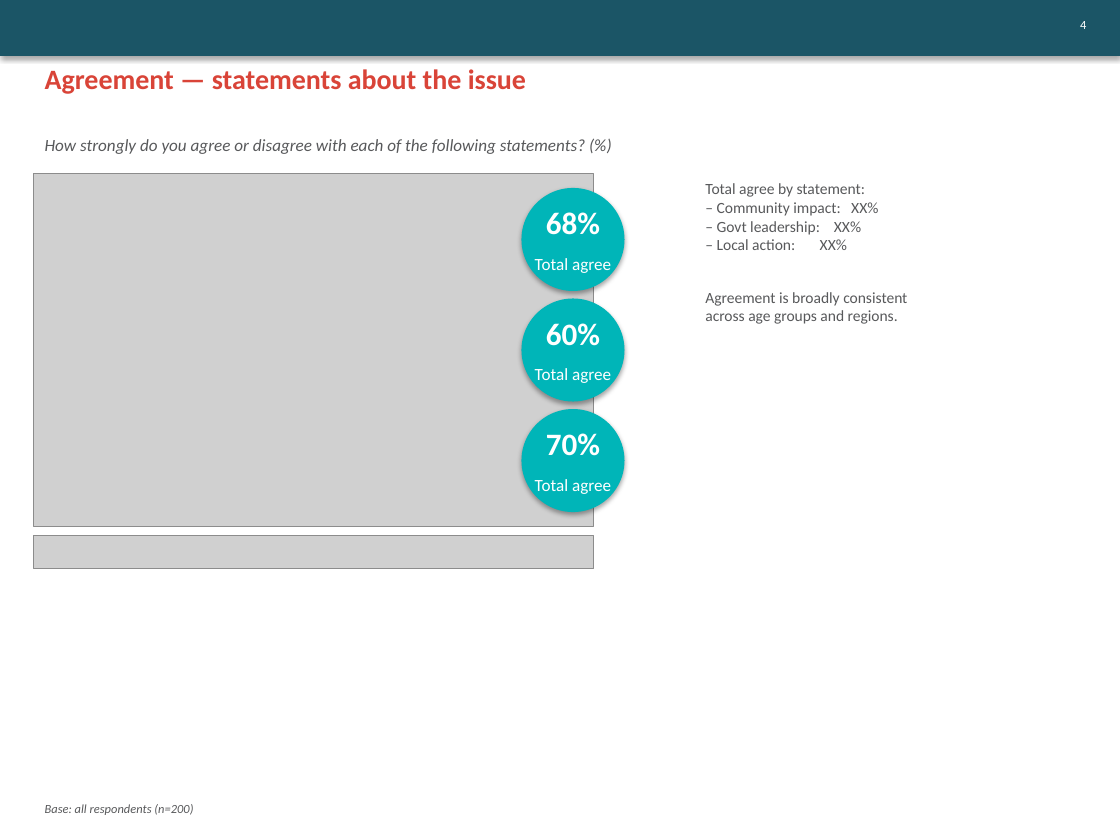
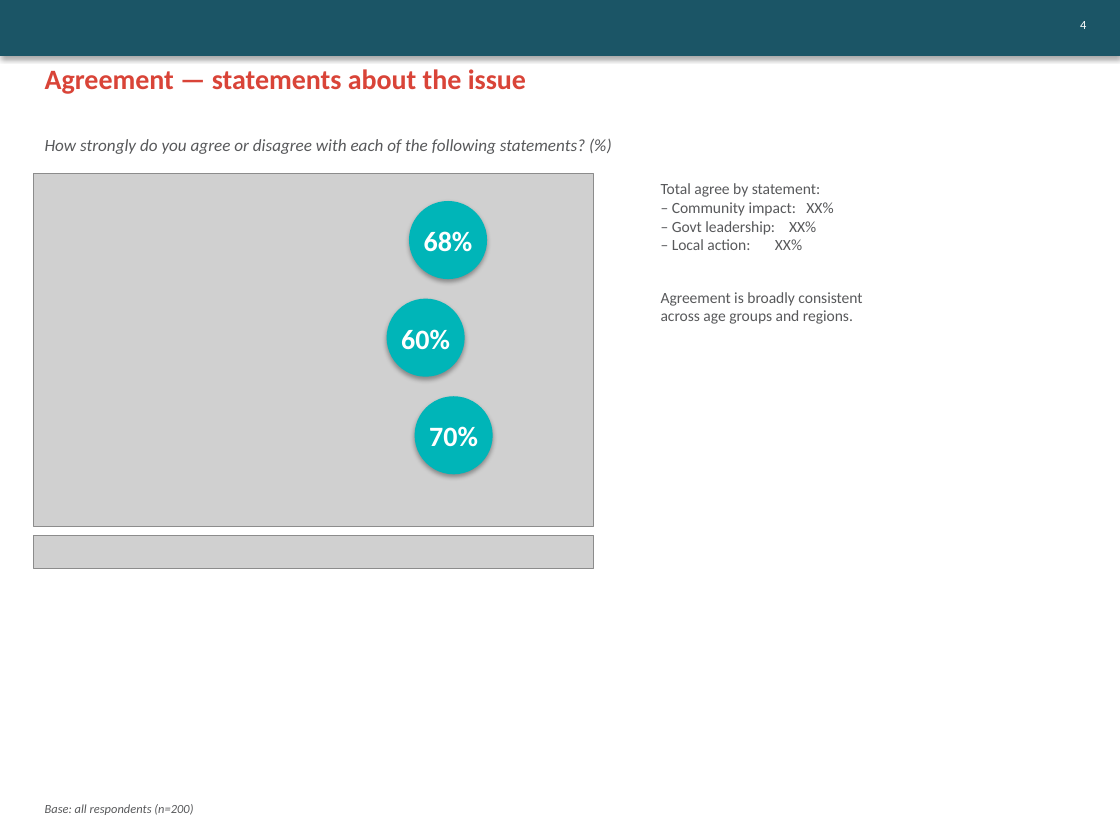
Before and after one commit to ThomasB4242/Test-1, a slide deck: slide 7 of sample_data/output.pptx. Drawn at 1120x840 pixels with LibreOffice and Linux fonts; fonts in the diff are those of the drawing; grey boxes stand for pictures. Boxes give left, top, right and bottom in pixels: in the first picture for what was removed or moved away, otherwise in the second. Text is boxed around its words. In the diff, an @@ line names an element or a change of style, - is before the commit and + after.

```diff
--- a/sample_data/output.pptx
+++ b/sample_data/output.pptx
@@ text "Total agree by statement:": place and size @@
-text "Total agree by statement:" at bbox=[705, 183, 907, 324]
+text "Total agree by statement:" at bbox=[661, 183, 862, 324]
@@ ellipse: place and size @@
-ellipse at bbox=[522, 188, 625, 291]
+ellipse at bbox=[409, 200, 487, 279]
@@ text "68%": place and size @@
-text "68%" at bbox=[546, 212, 600, 235]
+text "68%" at bbox=[424, 231, 473, 252]
@@ text removed at bbox=[535, 258, 611, 275] @@
-Total agree
@@ ellipse: place and size @@
-ellipse at bbox=[522, 299, 625, 402]
+ellipse at bbox=[386, 299, 465, 377]
@@ size 20 to 18 pt in 3 elements at bbox=[429, 426, 478, 447], bbox=[424, 231, 473, 252], bbox=[401, 329, 450, 350] @@
@@ text "60%": place and size @@
-text "60%" at bbox=[546, 323, 600, 346]
+text "60%" at bbox=[401, 329, 450, 350]
@@ text removed at bbox=[535, 368, 611, 386] @@
-Total agree
@@ text "70%": place and size @@
-text "70%" at bbox=[546, 433, 600, 456]
+text "70%" at bbox=[429, 426, 478, 447]
@@ ellipse: place and size @@
-ellipse at bbox=[522, 409, 625, 512]
+ellipse at bbox=[414, 396, 493, 475]
@@ text removed at bbox=[535, 479, 611, 494] @@
-Total agree
```
Also in this commit, not shown: 2 other slides changed, 7 other files.
